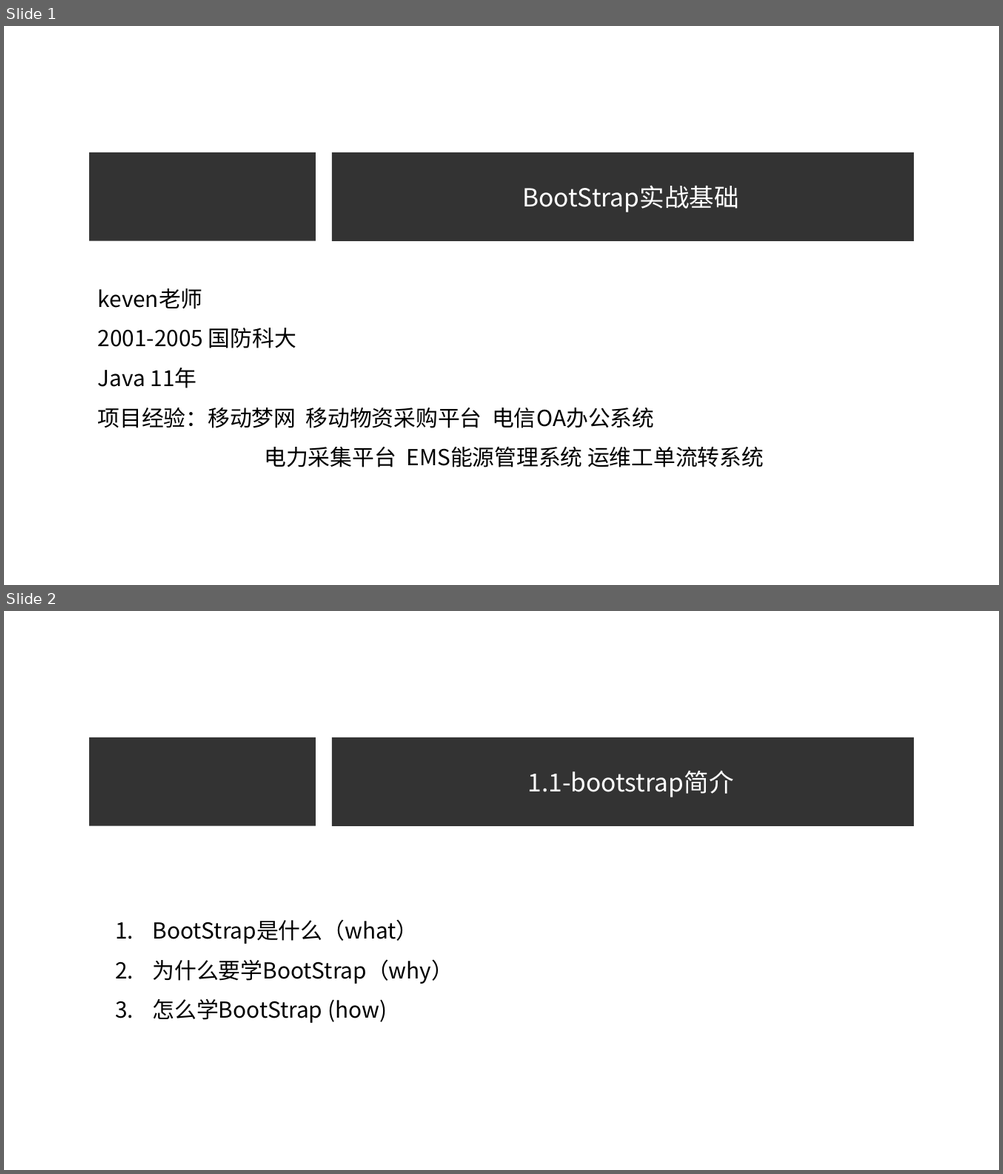
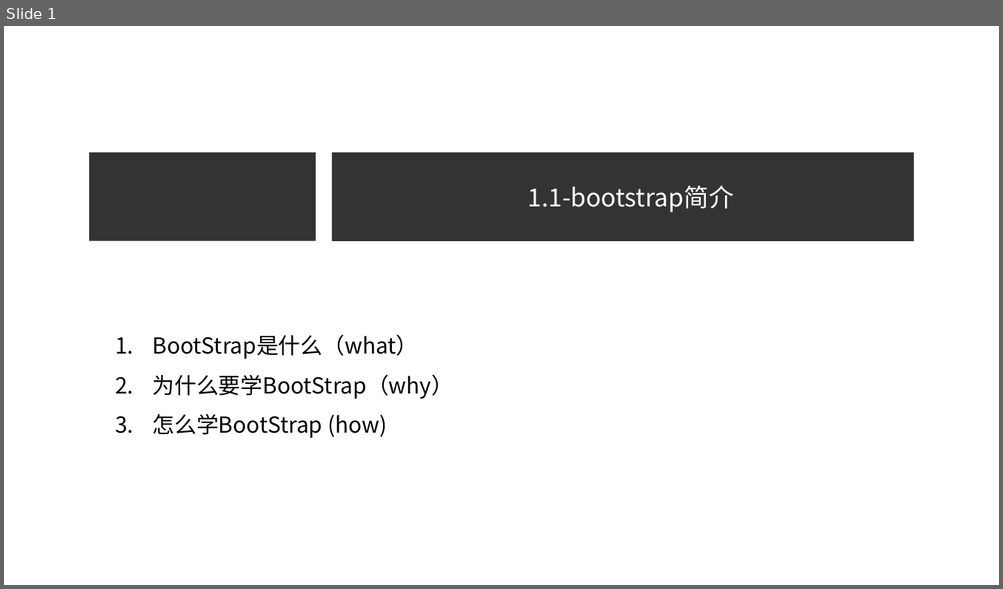
Before and after one commit to lovewula/one_month, a slide deck: bootstarp/BootStrap实战【潭州学院】.ppt. Shown one above the other, each under a label of ours: slides 1 and 2 before the commit, slide 1 after it. The pictures are 1003x1174 and 1003x589 pixels, drawn with LibreOffice and Linux fonts; fonts in the diff are those of the drawing; background and template pictures are left out. Boxes give left, top, right and bottom in pixels: in the first picture for what was removed or moved away, otherwise in the second. Text is boxed around its words. In the diff, an @@ line names an element or a change of style, - is before the commit and + after.

```diff
--- a/bootstarp/BootStrap实战【潭州学院】.ppt
+++ b/bootstarp/BootStrap实战【潭州学院】.ppt
@@ slide 1 removed at <box>4,26,999,585</box>, background picture (left out); not listed: 2 template elements that a slide beside it also shows @@
@@ text removed at <box>522,185,739,212</box> @@
-BootStrap实战基础
@@ text removed at <box>98,289,763,468</box> @@
-keven老师
-2001-2005 国防科大
-Java 11年
-项目经验：移动梦网 移动物资采购平台 电信OA办公系统
-电力采集平台 EMS能源管理系统 运维工单流转系统
@@ what was slide 2 is now slide 1 @@
```
Also in this commit, not shown: 3 slides changed, 1 other slide removed.
